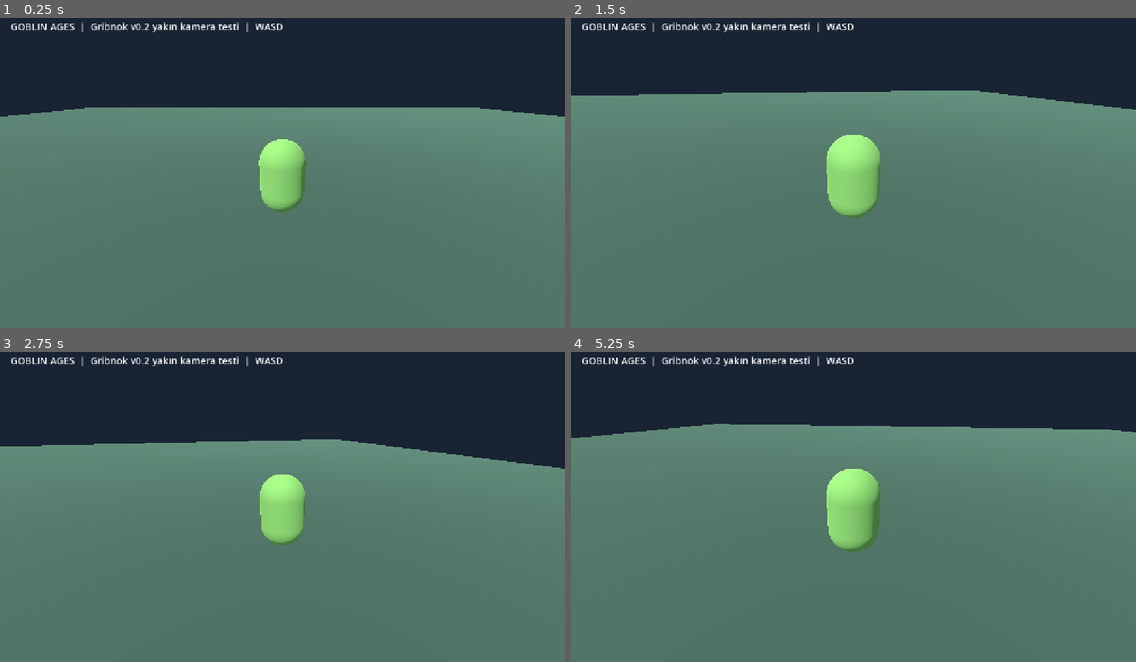
Above: before the commit, frames 1-4 (two rows, left to right).
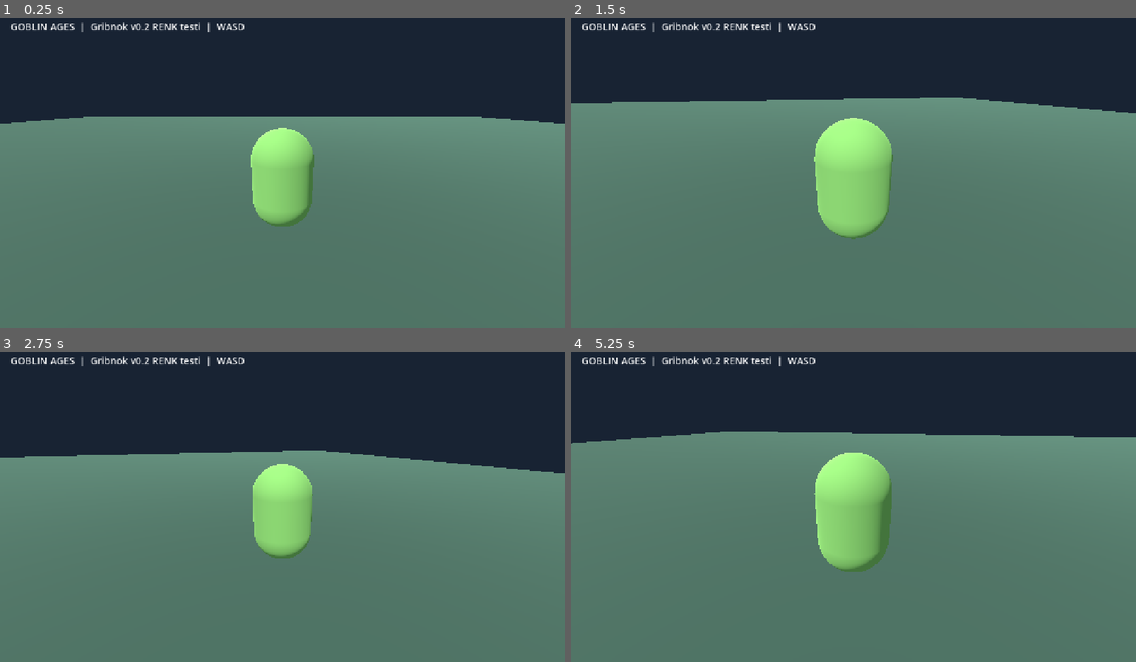
Above: after the commit, the same moments.

Repository: aydinsoylemez1903-beep/GoblinAges
Game: Godot game, scene res://scenes/main.tscn
Same seed, same stepped clock (60 frames per second), same inputs: the game is played once before the commit and once after it.
Inputs:
- Up to frame 1 (0.25 s): no input
- Up to frame 2 (1.5 s): tap Enter at 0.5 s; hold D 0.53-1.28 s; hold S from 1.28 s (still down)
- Up to frame 3 (2.75 s): release S at 2.03 s; hold D from 2.03 s (still down)
- Up to frame 4 (5.25 s): release D at 2.78 s; hold W 2.78-3.53 s; hold A 3.53-5.03 s; hold S from 5.03 s (still down)

The runs differ from the first frame. In frame 1, 4.7% of the frame differs, in the area x 0-100%, y 1-68%; in frame 2, 5.1%; in frame 3, 4.9%; in frame 4, 5.2%, in the area x 0-100%, y 1-71%.

Commit message:
Fix Gribnok missing PBR materials by applying per-mesh vertex colors in Godot and zoom closer

Diff:
--- a/scripts/main.gd
+++ b/scripts/main.gd
@@ -55,10 +55,74 @@
                 if bounds.size.y > 0.001:
                     model.scale = Vector3.ONE * (1.5 / bounds.size.y)
                     model.position = Vector3(-bounds.get_center().x, -bounds.position.y, -bounds.get_center().z) * model.scale.x
-                print("Gribnok v0.2 model loaded.")
+                _fix_gribnok_materials(model)
+                print("Gribnok v0.2 material fix loaded.")
                 return
     push_warning("Gribnok GLB missing; copy it to: " + GRIBNOK_MODEL)
     _create_placeholder_goblin()
+
+# The v0.2 GLB stores its part colors in vertex attributes, with no PBR materials.
+# Godot's default importer shows these unlit/white on some rendering paths.
+# Create a distinct StandardMaterial3D for each mesh using its vertex color.
+func _fix_gribnok_materials(root: Node3D) -> void:
+    var queue: Array[Node] = [root]
+    var colored := 0
+    while not queue.is_empty():
+        var item: Node = queue.pop_back()
+        queue.append_array(item.get_children())
+        if not item is MeshInstance3D:
+            continue
+        var mesh_node := item as MeshInstance3D
+        if mesh_node.mesh == null:
+            continue
+        var color := _fallback_part_color(mesh_node.name)
+        if mesh_node.mesh.get_surface_count() > 0:
+            var arrays := mesh_node.mesh.surface_get_arrays(0)
+            if arrays.size() > Mesh.ARRAY_COLOR and arrays[Mesh.ARRAY_COLOR] is PackedColorArray:
+                var vertex_colors: PackedColorArray = arrays[Mesh.ARRAY_COLOR]
+                if not vertex_colors.is_empty():
+                    color = vertex_colors[0]
+        var material := StandardMaterial3D.new()
+        material.albedo_color = color
+        material.roughness = 0.88
+        if "metal" in mesh_node.name or "buckle" in mesh_node.name or "rivet" in mesh_node.name or "ring" in mesh_node.name:
+            material.metallic = 0.35
+        material.vertex_color_use_as_albedo = false
+        mesh_node.material_override = material
+        colored += 1
+    print("Gribnok materials applied to ", colored, " mesh parts.")
+
+func _fallback_part_color(part: String) -> Color:
+    var n := part.to_lower()
+    if "eye_socket" in n or "chin" in n or "brow_ridge" in n or "jaw_" in n or "nostril" in n or "under_eye" in n or "upper_lid" in n:
+        return Color("#657f2d")
+    if "eye_" in n:
+        return Color("#f6d35c")
+    if "pupil" in n or "mouth_dark" in n:
+        return Color("#171617")
+    if "nose" in n or "cheek" in n or "knuckle" in n or "ear_lobe" in n:
+        return Color("#a1ba53")
+    if "inner_ear" in n:
+        return Color("#bd7862")
+    if "tusk" in n:
+        return Color("#e4d4a3")
+    if "hair" in n or "brow_" in n:
+        return Color("#201b1b")
+    if "boot_toecap" in n or "iron_rim" in n:
+        return Color("#4e514c")
+    if "boot_buckle" in n or "belt_buckle" in n or "ear_ring" in n or "rivet" in n or "amulet" in n:
+        return Color("#a77b43")
+    if "boot" in n:
+        return Color("#403028")
+    if "scarf" in n or "tabard" in n:
+        return Color("#a02f26")
+    if "pants" in n or "shin" in n:
+        return Color("#302b2b")
+    if "tunic" in n or "wrap_" in n or "bandage" in n:
+        return Color("#c2ae86")
+    if "vest" in n or "leather" in n or "pouch" in n or "satchel" in n or "belt" in n:
+        return Color("#754a32")
+    return Color("#87a93e")
 
 func _model_bounds(root: Node3D) -> AABB:
     var combined := AABB()
@@ -94,7 +158,7 @@
 
 func _create_camera() -> void:
     camera = Camera3D.new()
-    camera.position = Vector3(0, 2.4, 3.8)
+    camera.position = Vector3(0, 1.85, 2.9)
     camera.current = true
     add_child(camera)
     camera.look_at(Vector3(0, 0.9, 0))
@@ -103,7 +167,7 @@
     var layer := CanvasLayer.new()
     add_child(layer)
     var label := Label.new()
-    label.text = "GOBLIN AGES  |  Gribnok v0.2 yakın kamera testi  |  WASD"
+    label.text = "GOBLIN AGES  |  Gribnok v0.2 RENK testi  |  WASD"
     label.position = Vector2(24, 20)
     label.add_theme_font_size_override("font_size", 22)
     layer.add_child(label)
@@ -123,6 +187,6 @@
         goblin.position += Vector3(input_dir.x, 0, input_dir.y) * goblin_speed * delta
         goblin.rotation.y = atan2(-input_dir.x, -input_dir.y)
     if camera != null:
-        var target := goblin.position + Vector3(0, 2.4, 3.8)
+        var target := goblin.position + Vector3(0, 1.85, 2.9)
         camera.position = camera.position.lerp(target, minf(1.0, delta * 4.0))
         camera.look_at(goblin.position + Vector3(0, 0.9, 0))
